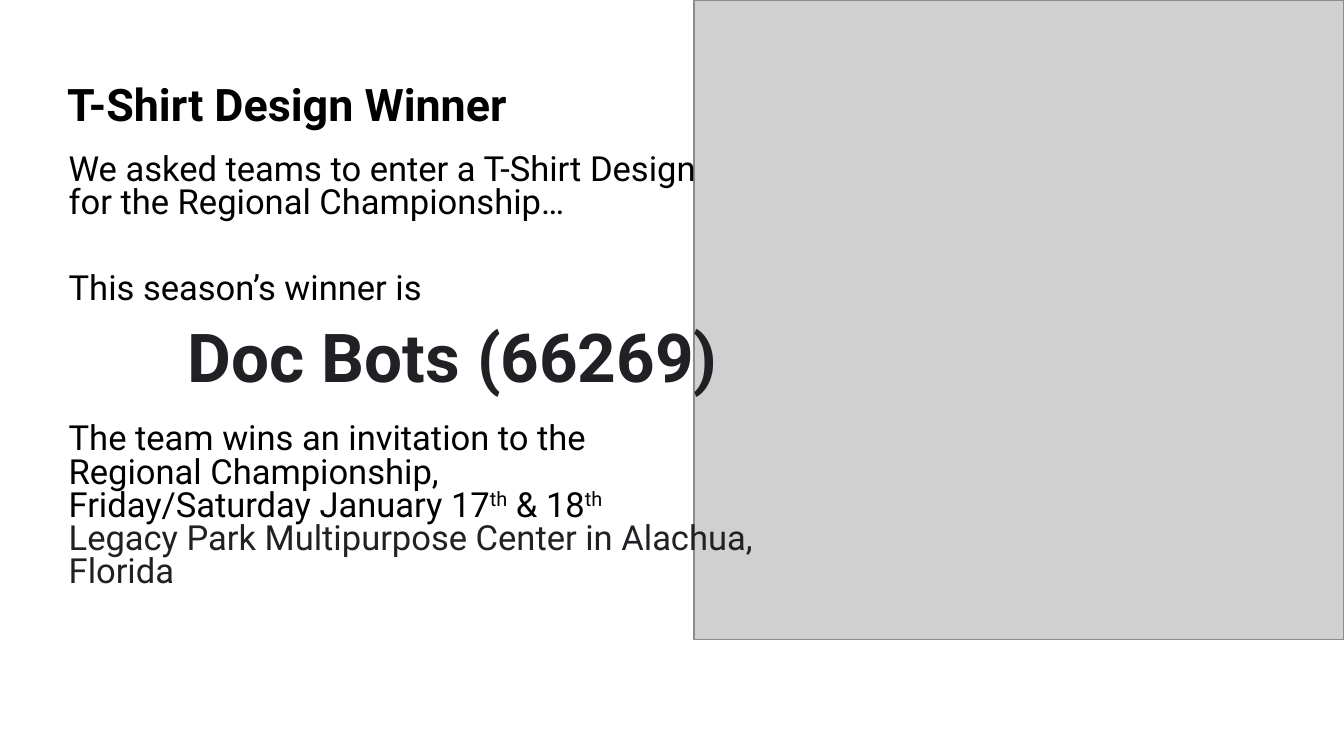
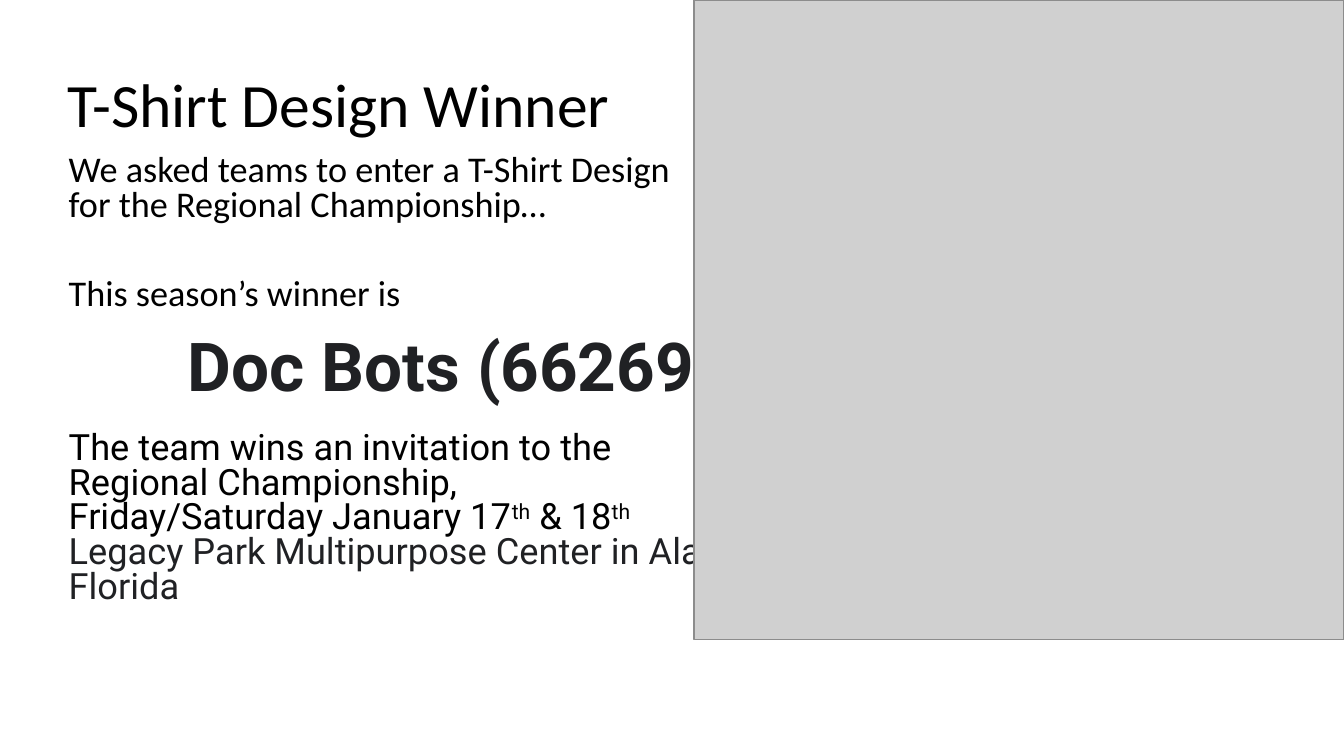
Before and after one commit to bpmerkel/FLLSlides, a slide deck: slide 9 of Api/Templates/Awards Ceremony - Short.pptx. Drawn at 1344x756 pixels with LibreOffice and Linux fonts; fonts in the diff are those of the drawing; grey boxes stand for pictures; background and template pictures are left out. Boxes give left, top, right and bottom in pixels: in the first picture for what was removed or moved away, otherwise in the second. Text is boxed around its words. In the diff, an @@ line names an element or a change of style, - is before the commit and + after.

```diff
--- a/Api/Templates/Awards Ceremony - Short.pptx
+++ b/Api/Templates/Awards Ceremony - Short.pptx
@@ title "T-Shirt Design Winner" at [67,84,610,138]: size 24 to 33 pt, font Roboto to Calibri, bold off @@
@@ text at [69,157,787,600]: size 18.5 to 19.4 pt; font Roboto to Calibri in "We asked teams to enter a T-Shirt ...", "This season’s winner is" @@
```
Also in this commit, not shown: 26 other slides changed.
